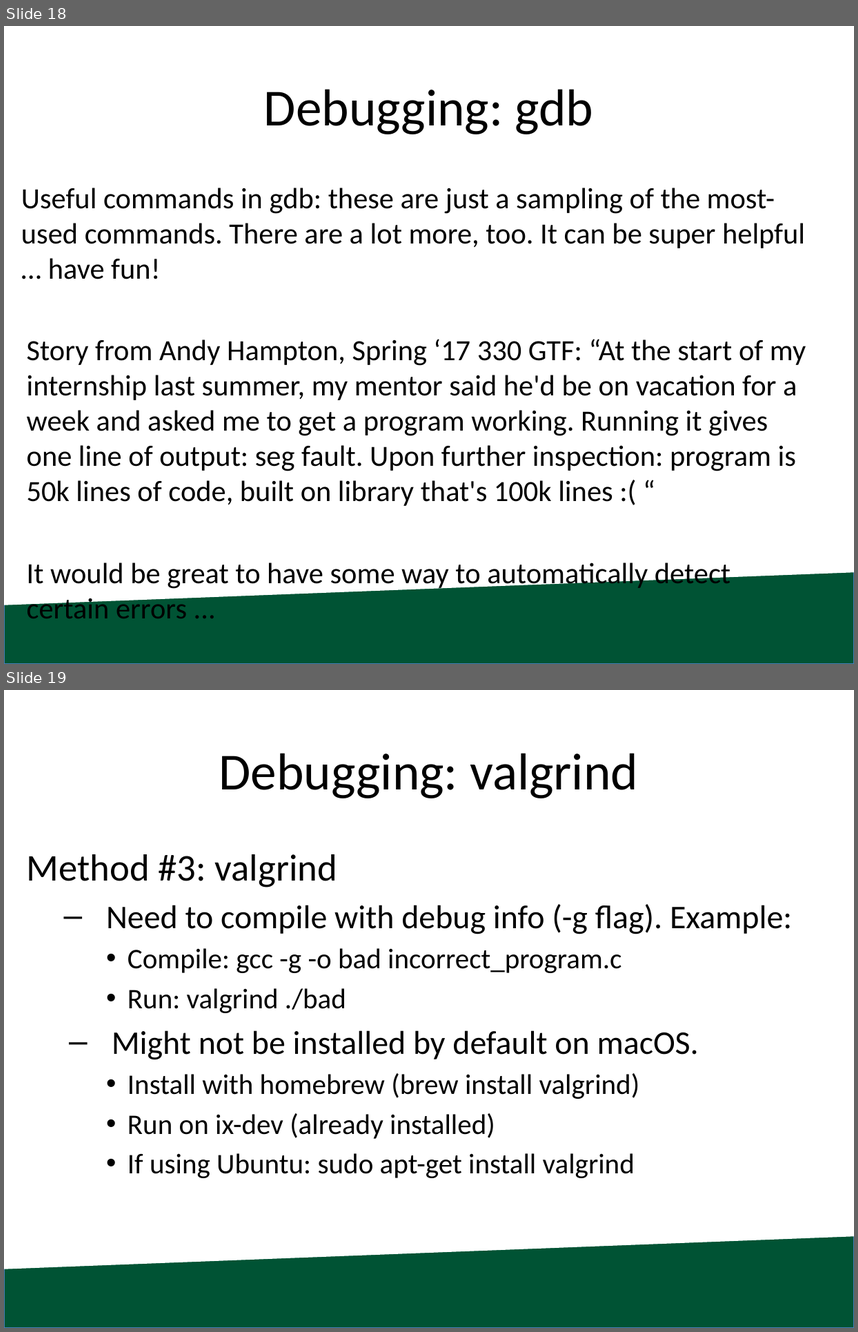
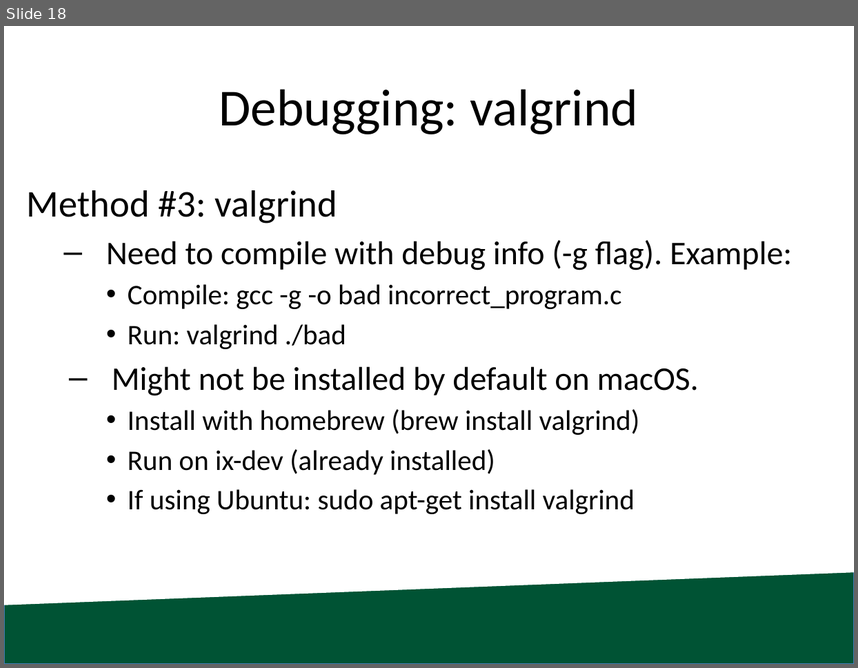
Before and after one commit to blessley/cis330, a slide deck: lab1/CIS330_S18_Lab1.pptx. Shown one above the other, each under a label of ours: slides 18 and 19 before the commit, slide 18 after it. The pictures are 858x1332 and 858x668 pixels, drawn with LibreOffice and Linux fonts; fonts in the diff are those of the drawing; background and template pictures are left out. Boxes give left, top, right and bottom in pixels: in the first picture for what was removed or moved away, otherwise in the second. Text is boxed around its words. In the diff, an @@ line names an element or a change of style, - is before the commit and + after.

```diff
--- a/lab1/CIS330_S18_Lab1.pptx
+++ b/lab1/CIS330_S18_Lab1.pptx
@@ slide 18 removed at [4, 26, 854, 664], background #FFFFFF; not listed: 2 template elements that a slide beside it also shows @@
@@ title removed at [264, 89, 593, 134] @@
-Debugging: gdb
@@ text removed at [21, 187, 806, 618] @@
-Useful commands in gdb: these are just a sampling of the most-used commands. There are a lot more, too. It can be super helpful … have fun!
-Story from Andy Hampton, Spring ‘17 330 GTF: “At the start of my internship last summer, my mentor said he'd be on vacation for a week and asked me to get a program working. Running it gives one line of output: seg fault. Upon further inspection: program is 50k lines of code, built on library that's 100k lines :( “
-It would be great to have some way to automatically detect certain errors ...
@@ what was slide 19 is now slide 18 @@
```
Also in this commit, not shown: 1 slide changed, 19 other files.
